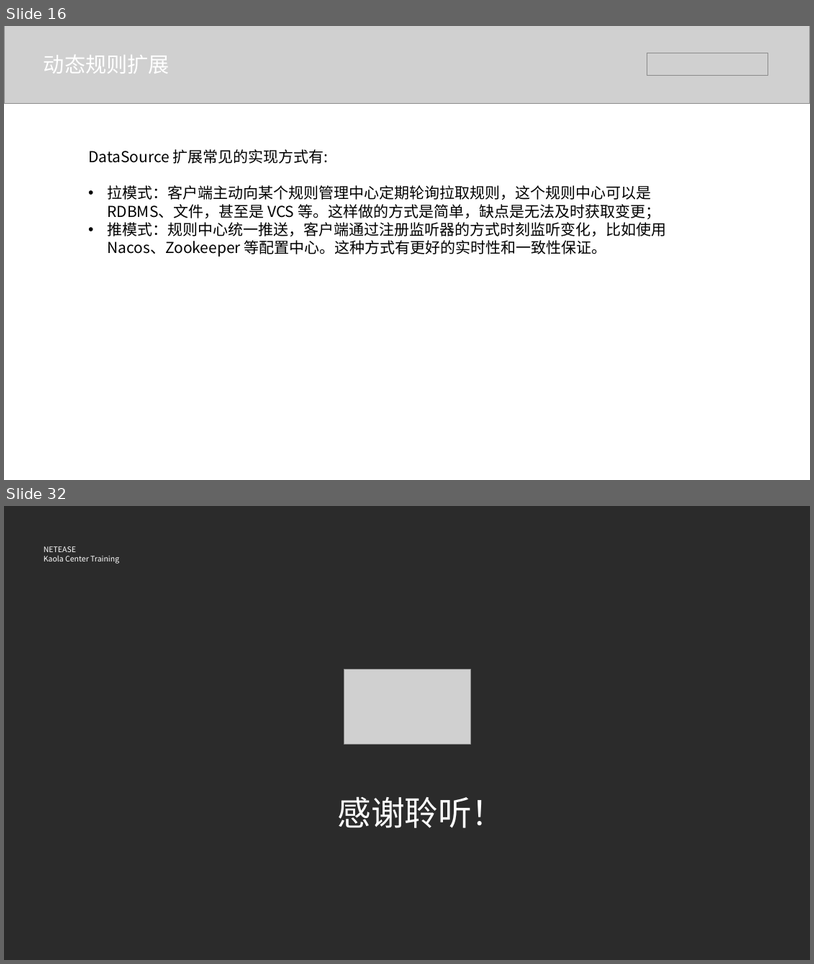
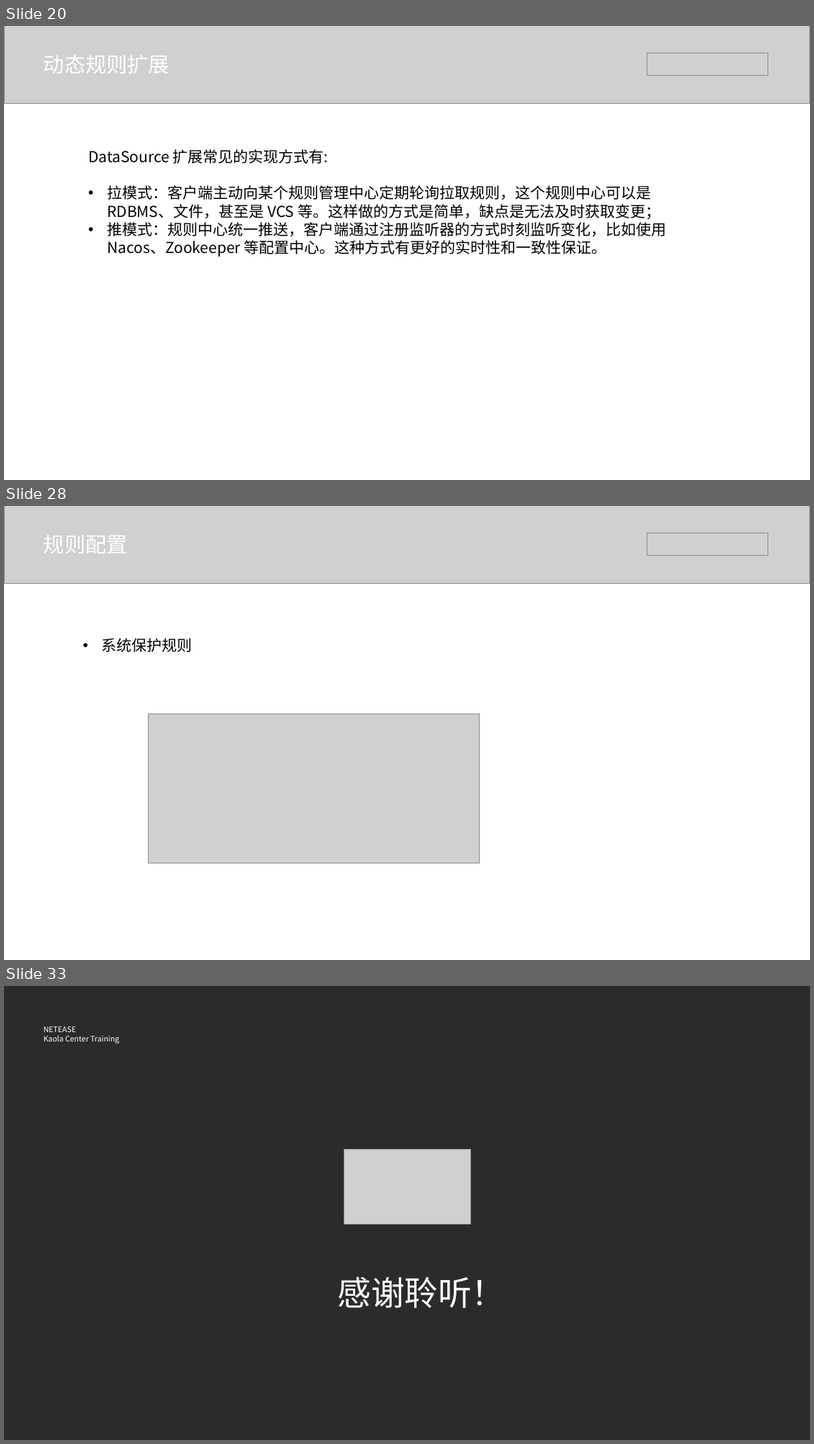
Before and after one commit to BraveMing/transfer-station, a slide deck: Sentinel基本原理.pptx. Shown one above the other, each under a label of ours: slides 16 and 32 before the commit, slides 20, 28 and 33 after it; the slides between them are not shown. The pictures are 814x964 and 814x1444 pixels, drawn with LibreOffice and Linux fonts; fonts in the diff are those of the drawing; grey boxes stand for pictures; background and template pictures are left out; a plain dark background stands for a picture behind light text. Boxes give left, top, right and bottom in pixels: in the first picture for what was removed or moved away, otherwise in the second. Text is boxed around its words. In the diff, an @@ line names an element or a change of style, - is before the commit and + after.

```diff
--- a/Sentinel基本原理.pptx
+++ b/Sentinel基本原理.pptx
@@ slide 28 added at [4,506,810,960], background #FFFFFF @@
@@ picture added at [4,506,810,584] @@
@@ text added at [44,535,128,554], 25 pt, text #FFFFFF @@
+规则配置
@@ picture added at [647,533,769,556] @@
@@ text added at [102,638,193,652], 18 pt, text #000000 @@
+• 系统保护规则
@@ picture added at [149,714,480,863] @@
@@ what was slide 16 is now slide 20 @@
@@ what was slide 32 is now slide 33 @@
```
Also in this commit, not shown: 5 slides changed, 13 other slides added, 13 slides removed, 1 other file.
